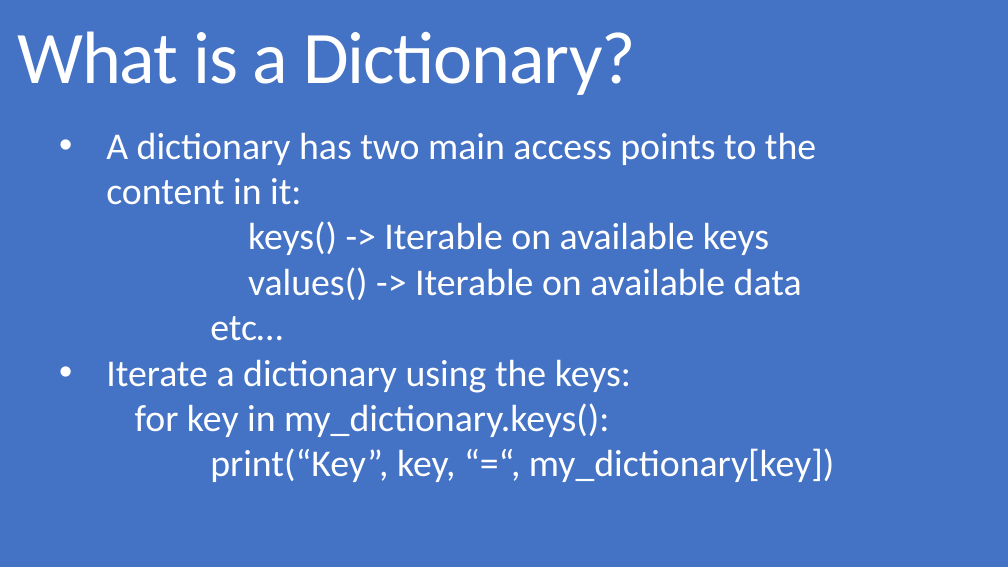
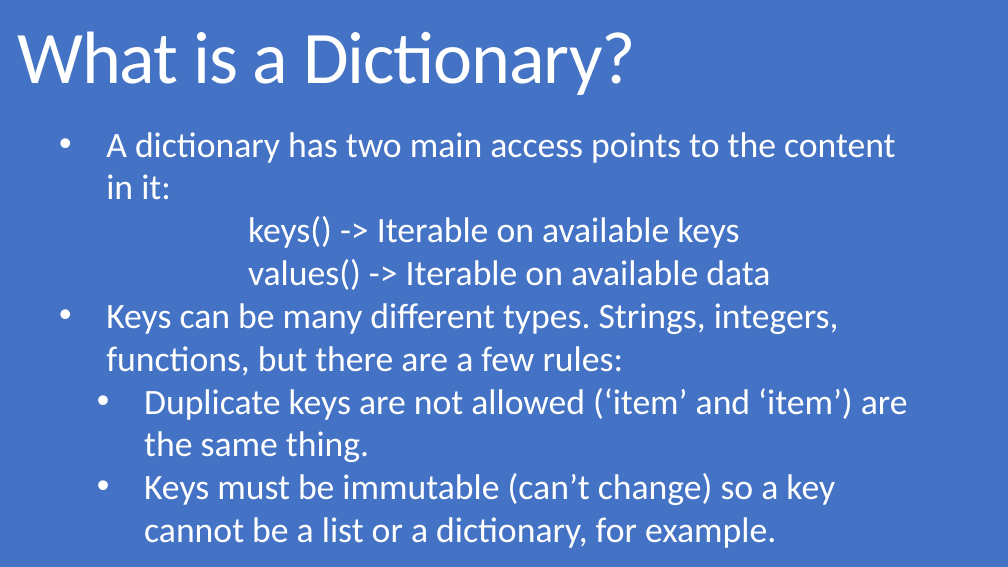
Before and after one commit to grecoe/teals, a slide deck: slide 3 of 5_presentations/Dictionaries.pptx. Drawn at 1008x567 pixels with LibreOffice and Linux fonts; fonts in the diff are those of the drawing. Boxes give left, top, right and bottom in pixels: in the first picture for what was removed or moved away, otherwise in the second. Text is boxed around its words. In the diff, an @@ line names an element or a change of style, - is before the commit and + after.

Commit message:
Update Dictionary presentation

```diff
--- a/5_presentations/Dictionaries.pptx
+++ b/5_presentations/Dictionaries.pptx
@@ text at <box>106,132,896,290</box>: size 36 to 34 pt in "A dictionary has two main access points ...", "keys() -> Iterable on available keys", "values() -> Iterable on available data" @@
@@ text at <box>106,303,908,548</box>: text changed; size 36 to 34 pt @@
-etc…
-• Iterate a dictionary using the keys:
-for key in my_dictionary.keys():
-print(“Key”, key, “=“, my_dictionary[key])
+• Keys can be many different types. Strings, integers, functions, but there are a few rules:
+  • Duplicate keys are not allowed (‘item’ and ‘item’) are the same thing.
+  • Keys must be immutable (can’t change) so a key cannot be a list or a dictionary, for example.
```
Also in this commit, not shown: 1 other slide changed, 2 slides added, 1 other file.
